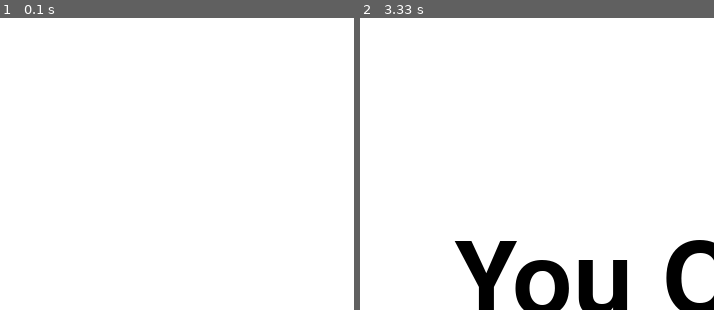
Above: before the commit, frames 1-2 (left to right).
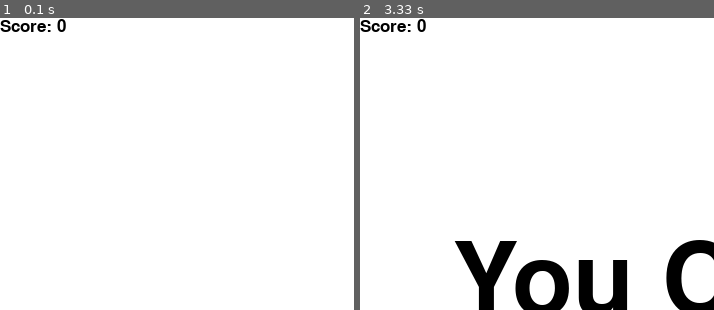
Above: after the commit, the same moments.

Repository: fcsabah/sample_game_using_pygame
Game: pygame game, started from test.py
The game is run twice, just before and just after one commit, with the same random seed, the same clock (stepped at 60 frames per second) and the same inputs. The source is Python 2; it was converted automatically to run under Python 3.
Inputs:
- Up to frame 1 (0.1 s): no input
- Up to frame 2 (3.33 s): hold Right 0.33-0.8 s; hold Right 0.83-1.3 s; hold Left 1.33-1.87 s; hold Left 1.9-2.3 s; hold Right 2.33-2.97 s; hold Left from 3 s (still down)
The pictures show only the part of the screen within x 0-50%, y 0-50%; the shares and areas given below are measured in that part.

The runs differ from the first frame. In frame 1, 0.4% of the frame differs, in the area x 0-19%, y 0-5%; in frame 2, 0.4%.

Commit message:
with scoreing

Diff:
--- a/test.py
+++ b/test.py
@@ -18,6 +18,11 @@
 carImg = pygame.image.load("racecar.png")
 car_width = 100
 #print(carImg)
+
+def thingsDodged(count):
+	font = pygame.font.SysFont(None, 25)
+	text = font.render("Score: "+str(count), True, black)
+	gameDisplay.blit(text, (0,0))
 
 def Things(thingX, thingY, thingH, thingW, color):
 	pygame.draw.rect(gameDisplay, color, [thingX, thingY, thingW, thingH])
@@ -53,6 +58,7 @@
 	thing_speed = 5
 	thing_width = 100
 	thing_height = 100
+	dodged = 0
 
 	while not gameExit:
 		for event in pygame.event.get():
@@ -81,6 +87,7 @@
 		Things(thing_startx, thing_starty, thing_width, thing_height, black)
 		thing_starty += thing_speed
 		Car(x,y)
+		thingsDodged(dodged)
 
 		if x > ScreenWidth + car_width or x < 0:
 			crash()
@@ -88,6 +95,7 @@
 		if thing_starty > ScreenHeight:
 			thing_starty = 0 - thing_height
 			thing_startx = random.randrange(0,ScreenWidth)
+			dodged += 1
 
 		if y < thing_starty + thing_height:
 			if x > thing_startx and x < thing_startx + thing_width or x+car_width > thing_startx and x + car_width < thing_startx+thing_width:
